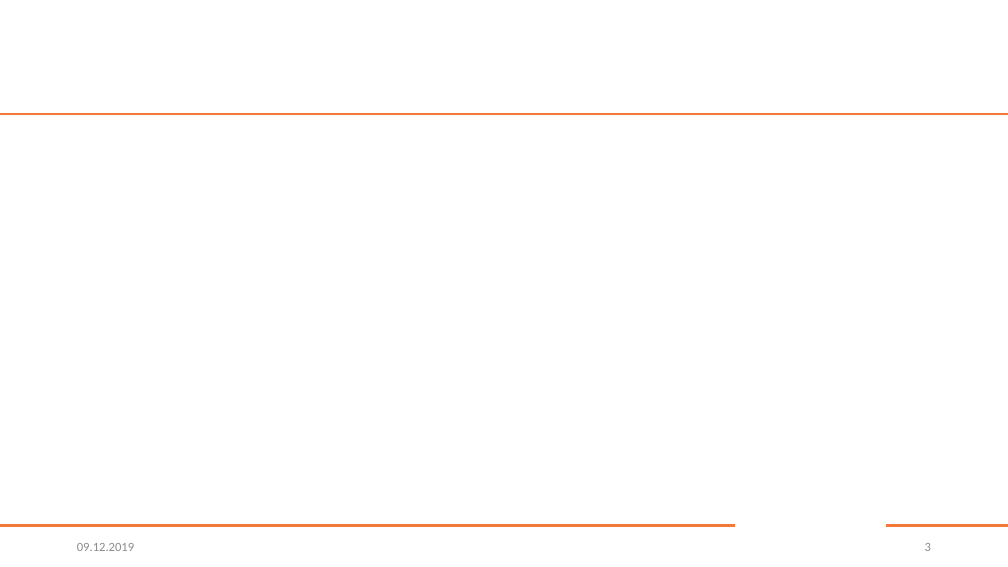
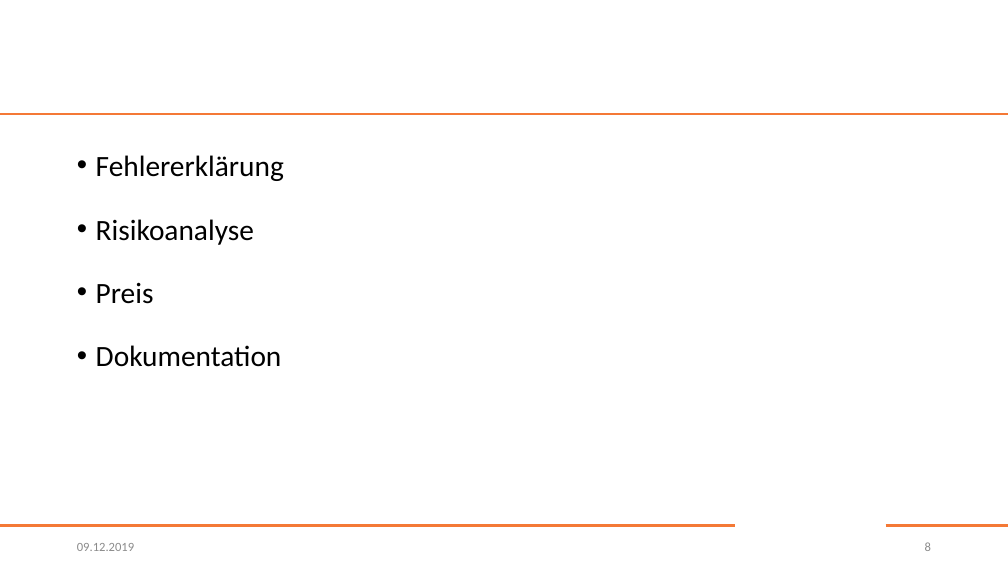
Before and after one commit to Christoph-Mitutoyo/T3000, a slide deck: slide 8 of Stuff/T3000.pptx (slide 3 before the commit). Drawn at 1008x567 pixels with LibreOffice and Linux fonts; fonts in the diff are those of the drawing; background and template pictures are left out. Boxes give left, top, right and bottom in pixels: in the first picture for what was removed or moved away, otherwise in the second. Text is boxed around its words. In the diff, an @@ line names an element or a change of style, - is before the commit and + after.

```diff
--- a/Stuff/T3000.pptx
+++ b/Stuff/T3000.pptx
@@ text added at (96,155,284,367), 28 pt, text #000000 @@
+• Fehlererklärung
+• Risikoanalyse
+• Preis
+• Dokumentation
@@ page number at (925,542,931,551): text changed @@
-3
+8
```
Also in this commit, not shown: 3 other slides changed, 7 slides added.
